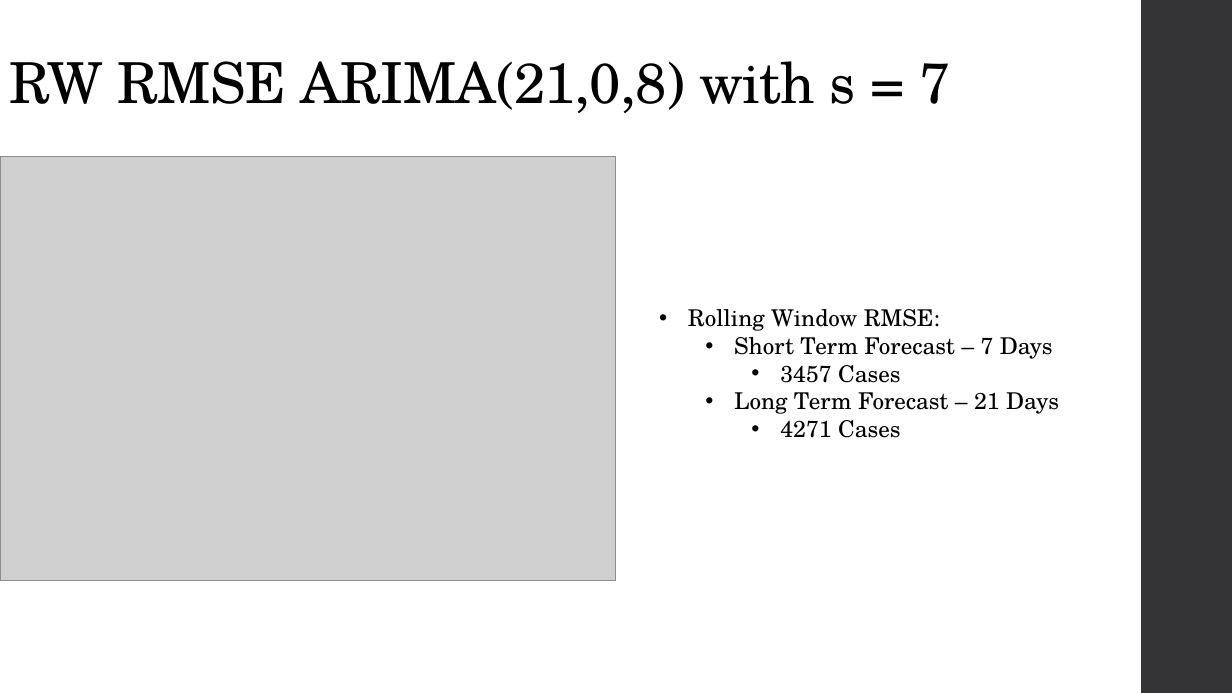
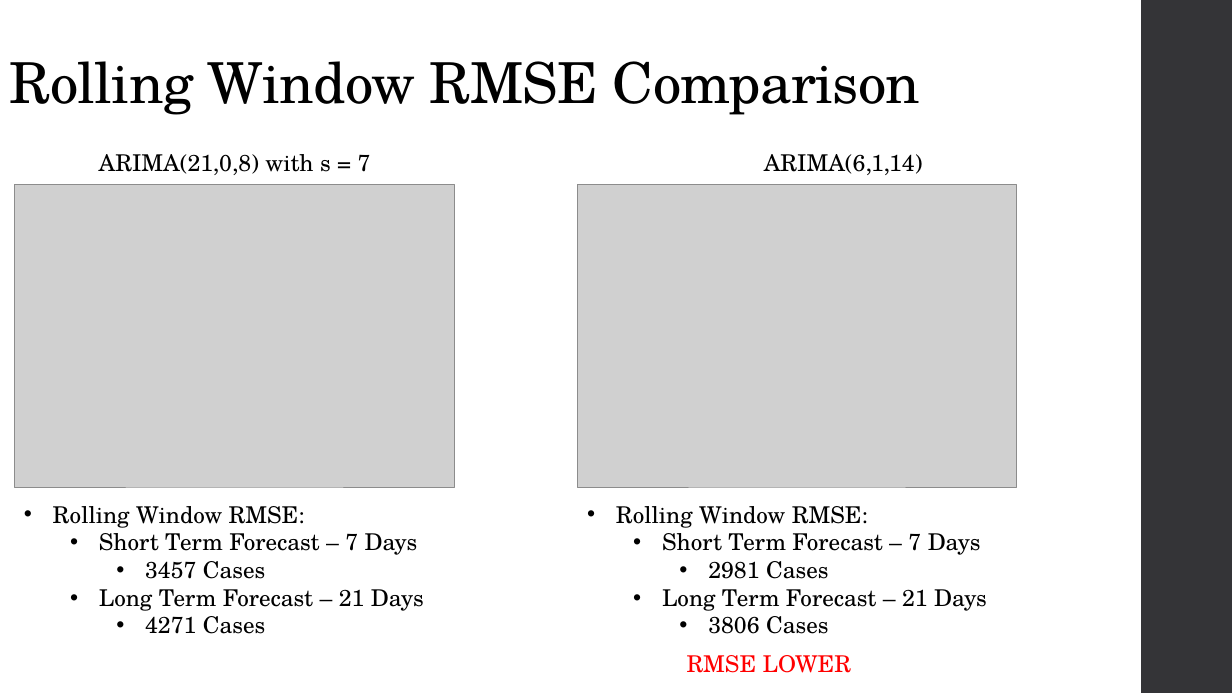
Before and after one commit to C-Stewart-GH/Forecasting_Texas_Covid_Case_Count, a slide deck: slide 6 of PPT_Files/TS_Cameron_Updates.pptx (slide 10 before the commit). Drawn at 1232x693 pixels with LibreOffice and Linux fonts; fonts in the diff are those of the drawing; grey boxes stand for pictures. Boxes give left, top, right and bottom in pixels: in the first picture for what was removed or moved away, otherwise in the second. Text is boxed around its words. In the diff, an @@ line names an element or a change of style, - is before the commit and + after.

```diff
--- a/PPT_Files/TS_Cameron_Updates.pptx
+++ b/PPT_Files/TS_Cameron_Updates.pptx
@@ title at [9,61,920,115]: text changed @@
-RW RMSE ARIMA(21,0,8) with s = 7
+Rolling Window RMSE Comparison
@@ text added at [99,154,371,175], 18 pt, text #000000 @@
+ARIMA(21,0,8) with s = 7
@@ text added at [764,154,923,175], 18 pt, text #000000 @@
+ARIMA(6,1,14)
@@ picture: place and size @@
-picture at [0,157,616,581]
+picture at [15,185,455,488]
@@ picture added at [578,185,1016,488] @@
@@ text "Rolling Window RMSE:": place and size @@
-text "Rolling Window RMSE:" at [688,309,1059,438]
+text "Rolling Window RMSE:" at [53,506,424,634]
@@ text added at [616,506,987,634], 18 pt, text #000000 @@
+• Rolling Window RMSE:
+  • Short Term Forecast – 7 Days
+    • 2981 Cases
+  • Long Term Forecast – 21 Days
+    • 3806 Cases
@@ text added at [687,655,851,673], 18 pt, text #FF0000 @@
+RMSE LOWER
```
Also in this commit, not shown: 5 other slides changed, 2 slides added, 7 slides removed, 3 other files.
